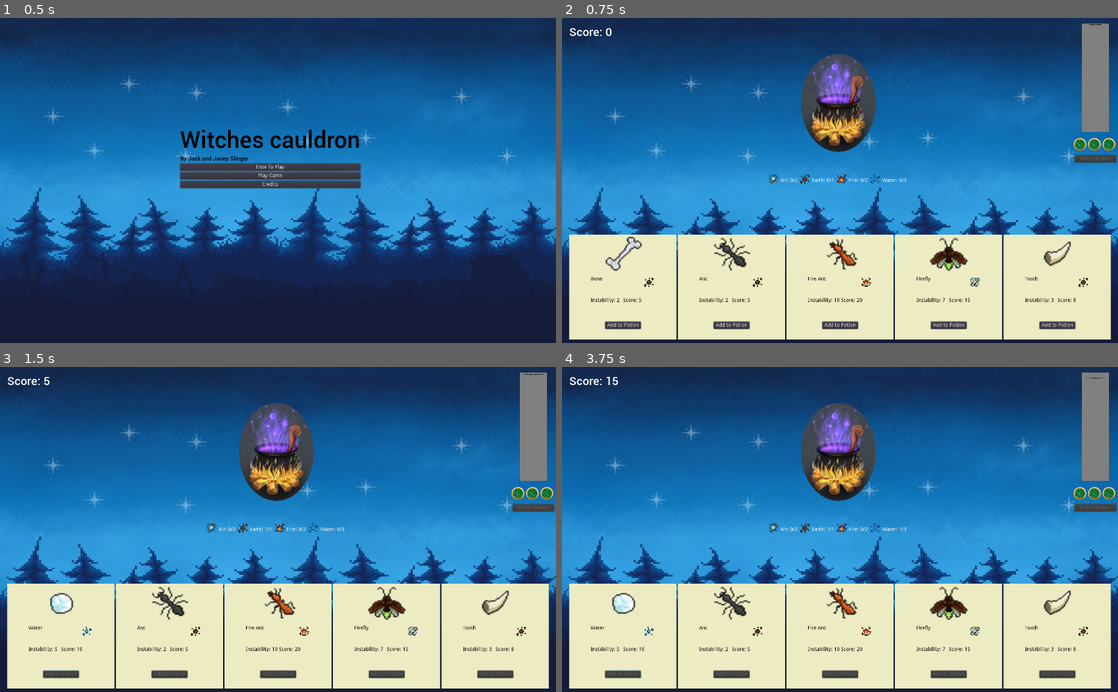
Above: before the commit, frames 1-4 (two rows, left to right).
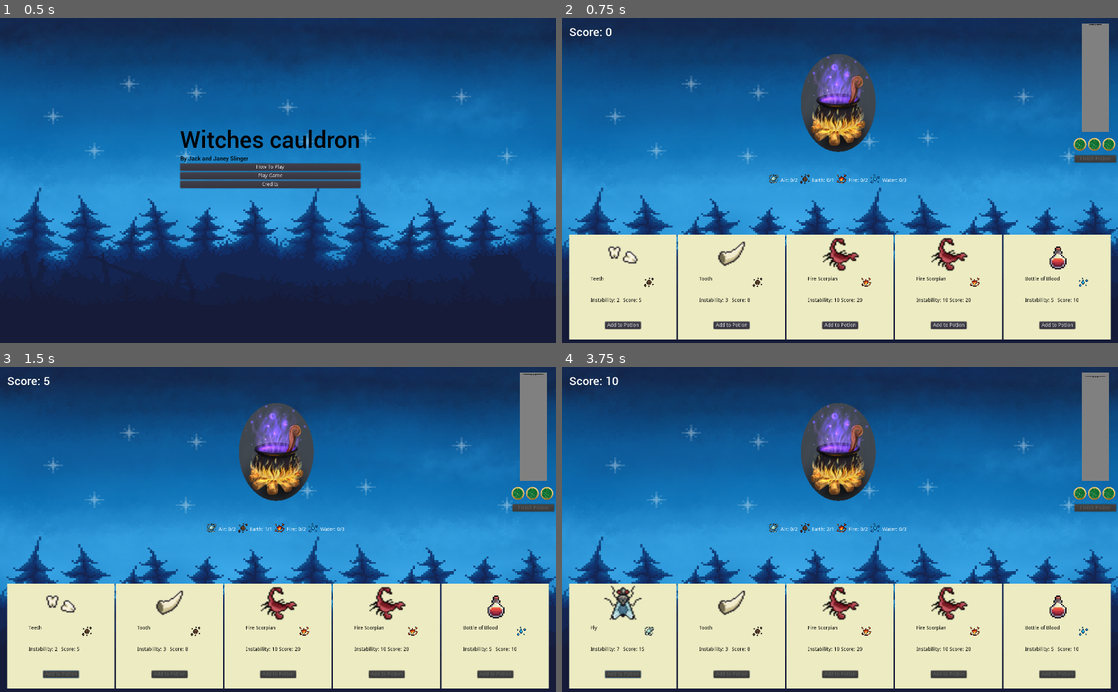
Above: after the commit, the same moments.

Repository: jackslinger/ludum-dare-49
Game: Godot game, scene res://scenes/Start.tscn
Two runs of this game, one before a commit and one after it. Both use one fixed random seed, a clock stepped at 60 frames per second and the inputs below.
Inputs:
- Up to frame 1 (0.5 s): no input
- Up to frame 2 (0.75 s): click "Play Game" at 0.5 s
- Up to frame 3 (1.5 s): click "Add to Potion" at 1.25 s
- Up to frame 4 (3.75 s): click "Add to Potion" at 3.5 s

Frame 1 is identical in both runs. In frame 2, 1.9% of the frame differs, in the area x 5-95%, y 67-88%; in frame 3, 1.8%; in frame 4, 2.0%, in the area x 5-98%, y 2-88%.
Error before the commit: Invalid get index '17' (on base: 'Array'). (res://scripts/GlobalIngredients.gd:137)

Commit message:
add more water items

Diff:
--- a/scenes/Main.tscn
+++ b/scenes/Main.tscn
@@ -84,6 +84,7 @@
 margin_right = 296.0
 margin_bottom = 290.0
 size_flags_horizontal = 3
+ingredient_name = "snow"
 
 [node name="Card2" parent="MarginContainer/HBoxContainer" instance=ExtResource( 8 )]
 anchor_left = 0.0
--- a/scripts/GlobalIngredients.gd
+++ b/scripts/GlobalIngredients.gd
@@ -25,6 +25,132 @@
 		"score": 20
 	},
 	{
+		"display_name": "Horn of the Devil",
+		"name": "devil_horn",
+		"element": "fire",
+		"instability": 10,
+		"score": 20
+	},
+	{
+		"display_name": "Skull of the Devil",
+		"name": "devil_skull",
+		"element": "fire",
+		"instability": 10,
+		"score": 20
+	},
+	{
+		"display_name": "Claw of the Dragon",
+		"name": "dragon_claw",
+		"element": "fire",
+		"instability": 10,
+		"score": 20
+	},
+	{
+		"display_name": "Fly",
+		"name": "fly",
+		"element": "air",
+		"instability": 7,
+		"score": 15
+	},
+	{
+		"display_name": "Beak",
+		"name": "beak",
+		"element": "air",
+		"instability": 7,
+		"score": 15
+	},
+	{
+		"display_name": "Dragonfly",
+		"name": "dragonfly",
+		"element": "air",
+		"instability": 7,
+		"score": 15
+	},
+	{
+		"display_name": "Butterfly of the Meadow",
+		"name": "pink_butterfly",
+		"element": "air",
+		"instability": 7,
+		"score": 15
+	},
+	{
+		"display_name": "Unhatched Moth",
+		"name": "coccoon",
+		"element": "air",
+		"instability": 7,
+		"score": 15
+	},
+	{
+		"display_name": "Firefly",
+		"name": "firefly",
+		"element": "air",
+		"instability": 7,
+		"score": 15
+	},
+	{
+		"display_name": "Ant",
+		"name": "ant",
+		"element": "earth",
+		"instability": 2,
+		"score": 5
+	},
+	{
+		"display_name": "Skull",
+		"name": "skull",
+		"element": "earth",
+		"instability": 2,
+		"score": 5
+	},
+	{
+		"display_name": "Bone",
+		"name": "bone",
+		"element": "earth",
+		"instability": 2,
+		"score": 5
+	},
+	{
+		"display_name": "Brain",
+		"name": "brain",
+		"element": "earth",
+		"instability": 2,
+		"score": 5
+	},
+	{
+		"display_name": "Clover",
+		"name": "clover",
+		"element": "earth",
+		"instability": 2,
+		"score": 5
+	},
+	{
+		"display_name": "Cobweb",
+		"name": "cobweb",
+		"element": "earth",
+		"instability": 2,
+		"score": 5
+	},
+	{
+		"display_name": "Eye",
+		"name": "eye",
+		"element": "earth",
+		"instability": 2,
+		"score": 5
+	},
+	{
+		"display_name": "Teeth",
+		"name": "teeth",
+		"element": "earth",
+		"instability": 2,
+		"score": 5
+	},
+	{
+		"display_name": "Tooth",
+		"name": "tooth",
+		"element": "earth",
+		"instability": 3,
+		"score": 8
+	},
+	{
 		"display_name": "Slime",
 		"name": "slime",
 		"element": "water",
@@ -39,89 +165,54 @@
 		"score": 10
 	},
 	{
-		"display_name": "Ant",
-		"name": "ant",
-		"element": "earth",
-		"instability": 2,
-		"score": 5
-	},
-	{
-		"display_name": "Fly",
-		"name": "fly",
-		"element": "air",
-		"instability": 7,
-		"score": 15
-	},
-	{
-		"display_name": "Beak",
-		"name": "beak",
-		"element": "air",
-		"instability": 7,
-		"score": 15
-	},
-	{
-		"display_name": "Firefly",
-		"name": "firefly",
-		"element": "air",
-		"instability": 7,
-		"score": 15
-	},
-	{
-		"display_name": "Skull",
-		"name": "skull",
-		"element": "earth",
-		"instability": 2,
-		"score": 5
-	},
-	{
-		"display_name": "Bone",
-		"name": "bone",
-		"element": "earth",
-		"instability": 2,
-		"score": 5
-	},
-	{
-		"display_name": "Brain",
-		"name": "brain",
-		"element": "earth",
-		"instability": 2,
-		"score": 5
-	},
-	{
-		"display_name": "Clover",
-		"name": "clover",
-		"element": "earth",
-		"instability": 2,
-		"score": 5
-	},
-	{
-		"display_name": "Cobweb",
-		"name": "cobweb",
-		"element": "earth",
-		"instability": 2,
-		"score": 5
-	},
-	{
-		"display_name": "Eye",
-		"name": "eye",
-		"element": "earth",
-		"instability": 2,
-		"score": 5
-	},
-	{
-		"display_name": "Teeth",
-		"name": "teeth",
-		"element": "earth",
-		"instability": 2,
-		"score": 5
-	},
-	{
-		"display_name": "Tooth",
-		"name": "tooth",
-		"element": "earth",
-		"instability": 3,
-		"score": 8
-	},
+		"display_name": "Bottle of Blood",
+		"name": "blood_bottle",
+		"element": "water",
+		"instability": 5,
+		"score": 10
+	},
+	{
+		"display_name": "Venom",
+		"name": "venom",
+		"element": "water",
+		"instability": 5,
+		"score": 10
+	},
+	{
+		"display_name": "Tears of my Enemies",
+		"name": "fresh_water",
+		"element": "water",
+		"instability": 5,
+		"score": 10
+	},
+	{
+		"display_name": "Experience of Life",
+		"name": "elixir",
+		"element": "water",
+		"instability": 5,
+		"score": 10
+	},
+	{
+		"display_name": "Mulberry Essence",
+		"name": "mulberry",
+		"element": "water",
+		"instability": 5,
+		"score": 10
+	},
+	{
+		"display_name": "Nightshade Essence",
+		"name": "nightshade",
+		"element": "water",
+		"instability": 5,
+		"score": 10
+	},
+	{
+		"display_name": "Drops of Blood",
+		"name": "blood_drops",
+		"element": "water",
+		"instability": 5,
+		"score": 10
+	}
 ]
 
 func _ready():
--- a/scripts/Main.gd
+++ b/scripts/Main.gd
@@ -3,6 +3,9 @@
 
 func _ready():
 	$Finish.disabled = true
+	for card in $MarginContainer/HBoxContainer.get_children():
+		var ingredient_name = GlobalIngredients.get_random_ingredient()
+		card._on_IngredientCard_add_ingredient(ingredient_name)
 
 func _on_add_ingredient(ingredient_name):
 	emit_signal("disable_buttons")
Binary file added: assets/ingredients/blood_bottle.png
Not shown, added: assets/ingredients/blood_bottle.png.import
Binary file added: assets/ingredients/blood_drops.png
Not shown, added: assets/ingredients/blood_drops.png.import
Binary file added: assets/ingredients/coccoon.png
Not shown, added: assets/ingredients/coccoon.png.import
Binary file added: assets/ingredients/devil_horn.png
Not shown, added: assets/ingredients/devil_horn.png.import
Binary file added: assets/ingredients/devil_skull.png
Not shown, added: assets/ingredients/devil_skull.png.import
Binary file added: assets/ingredients/dragon_claw.png
Not shown, added: assets/ingredients/dragon_claw.png.import
(and 14 more such lines)
